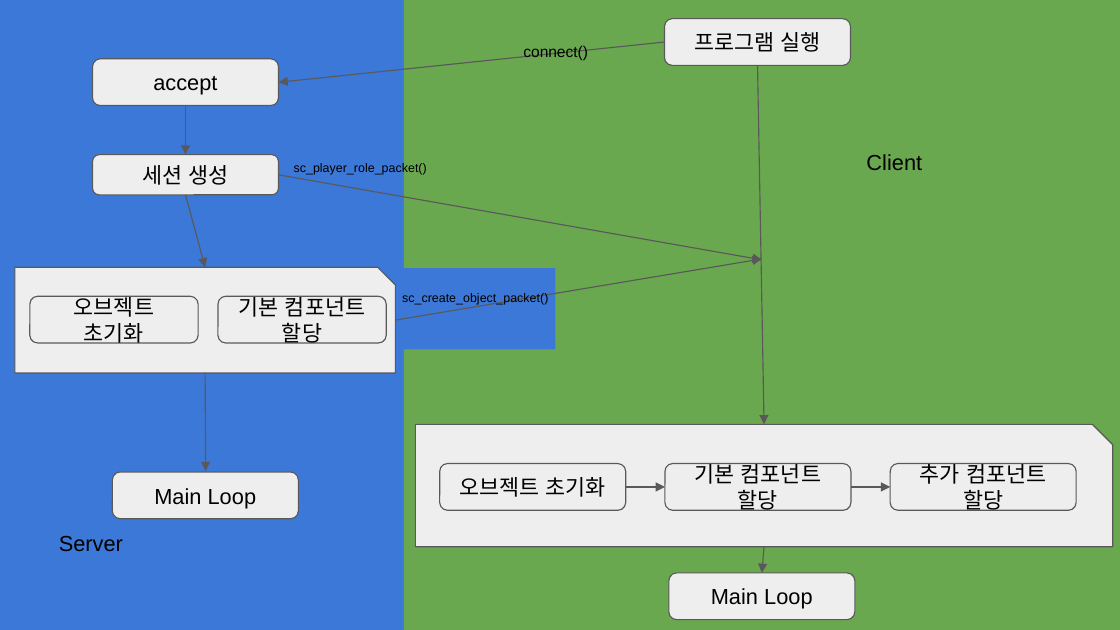
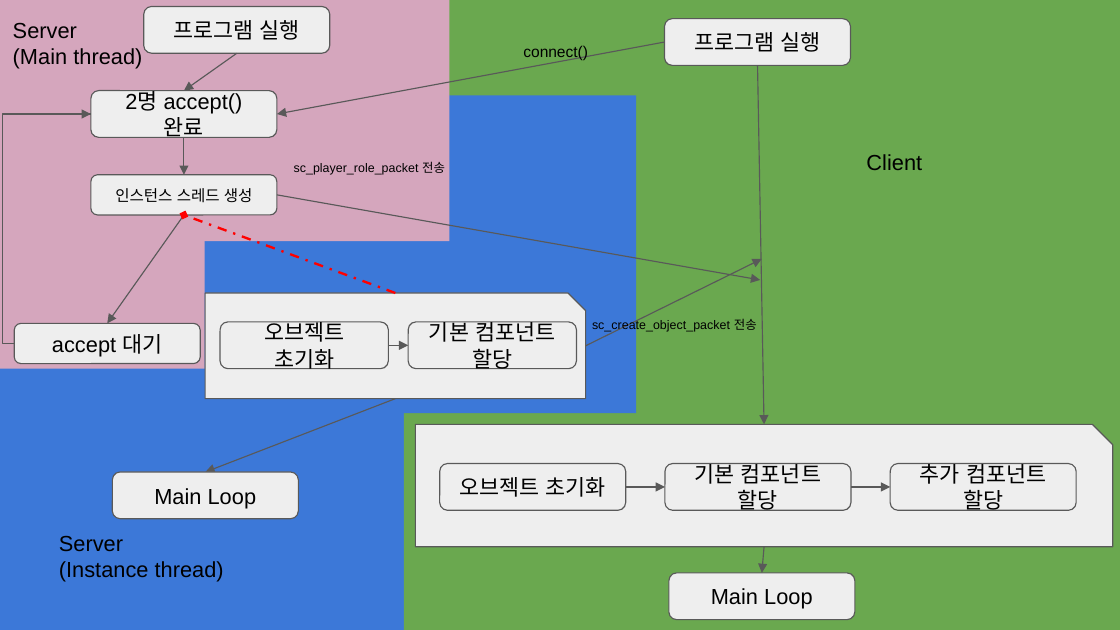
Before and after one commit to KimDJ7105/2023_network_game_project, a slide deck: slide 1 of 레벨 디자인.pptx. Drawn at 1120x630 pixels with LibreOffice and Linux fonts; fonts in the diff are those of the drawing. Boxes give left, top, right and bottom in pixels: in the first picture for what was removed or moved away, otherwise in the second. Text is boxed around its words. In the diff, an @@ line names an element or a change of style, - is before the commit and + after.

```diff
--- a/레벨 디자인.pptx
+++ b/레벨 디자인.pptx
@@ rectangle added at [0,0,204,368], fill #D5A6BD @@
@@ text added at [13,23,142,69], 14 pt, text #000000 @@
+Server
+(Main thread)
@@ rounded rectangle added at [143,7,329,54], fill #EEEEEE, outline #595959 0.75 pt, 14 pt, text #000000 @@
+프로그램 실행
@@ rectangle added at [199,0,450,241], fill #D5A6BD @@
@@ arrow added from (236, 54) to (184, 91), #595959 0.75 pt @@
@@ arrow moved from (664, 43) - (279, 82) to (664, 43) - (277, 114) @@
@@ elbow line added from (15, 344) to (91, 114), #595959 0.75 pt @@
@@ arrow added from (71, 114) to (91, 114), #595959 0.75 pt @@
@@ rounded rectangle "2명 accept() 완료": place and size @@
-rounded rectangle "2명 accept() 완료" at [93,59,279,106]
+rounded rectangle "2명 accept() 완료" at [91,91,277,138]
@@ text in rounded rectangle at [125,92,243,141]: text changed @@
-accept
+2명 accept() 완료
@@ rectangle: place and size @@
-rectangle at [399,269,556,351]
+rectangle at [399,95,637,413]
@@ arrow moved from (186, 105) - (186, 155) to (184, 138) - (184, 175) @@
@@ rounded rectangle "인스턴스 스레드 생성": place and size @@
-rounded rectangle "인스턴스 스레드 생성" at [93,155,279,195]
+rounded rectangle "인스턴스 스레드 생성" at [91,175,277,215]
@@ text at [294,161,445,175]: text changed @@
-sc_player_role_packet()
+sc_player_role_packet 전송
@@ text in rounded rectangle at [115,188,253,202]: text changed; size 14 to 10 pt @@
-세션 생성
+인스턴스 스레드 생성
@@ arrow moved from (279, 175) - (762, 260) to (277, 195) - (760, 280) @@
@@ arrow moved from (186, 195) - (205, 268) to (184, 215) - (108, 324) @@
@@ arrow added from (395, 293) to (184, 215), #FF0000 1.5 pt dashed @@
@@ arrow moved from (395, 320) - (762, 259) to (586, 346) - (762, 259) @@
@@ 2 rounded rectangles, 1 snip rect: place and size @@
-2 rounded rectangles, 1 snip rect at [15,268,395,373]
+2 rounded rectangles, 1 snip rect at [205,293,586,399]
@@ rounded rectangle added at [15,324,200,364], fill #EEEEEE, outline #595959 0.75 pt, 14 pt, text #000000 @@
+accept 대기
@@ text at [592,319,757,332]: text changed @@
-sc_create_object_packet()
+sc_create_object_packet 전송
@@ arrow added from (389, 345) to (408, 345), #595959 0.75 pt @@
@@ arrow moved from (205, 373) - (206, 472) to (395, 399) - (205, 472) @@
@@ text at [59,561,224,582]: paragraph added @@
+(Instance thread)
```
Also in this commit, not shown: 1 other slide changed.
